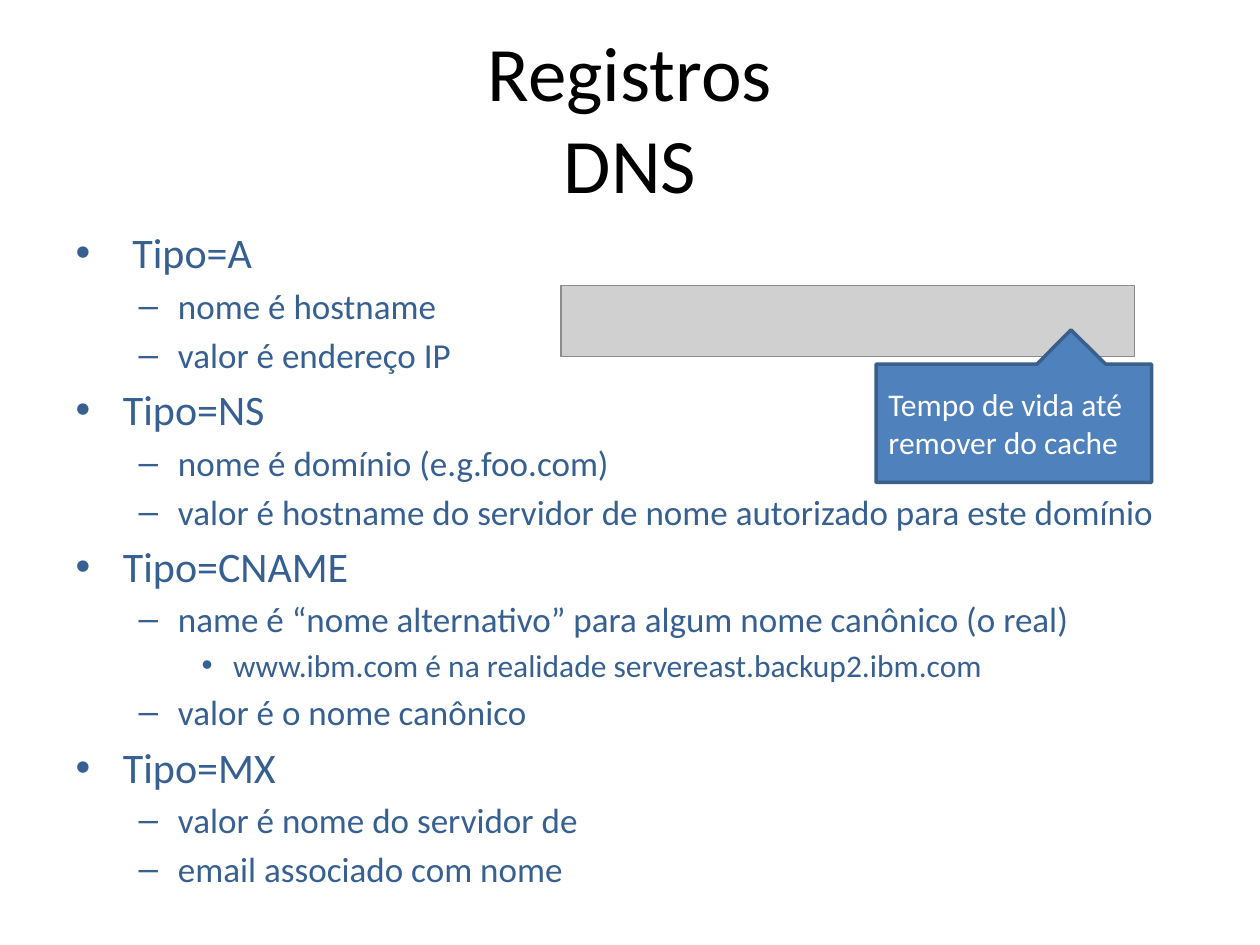
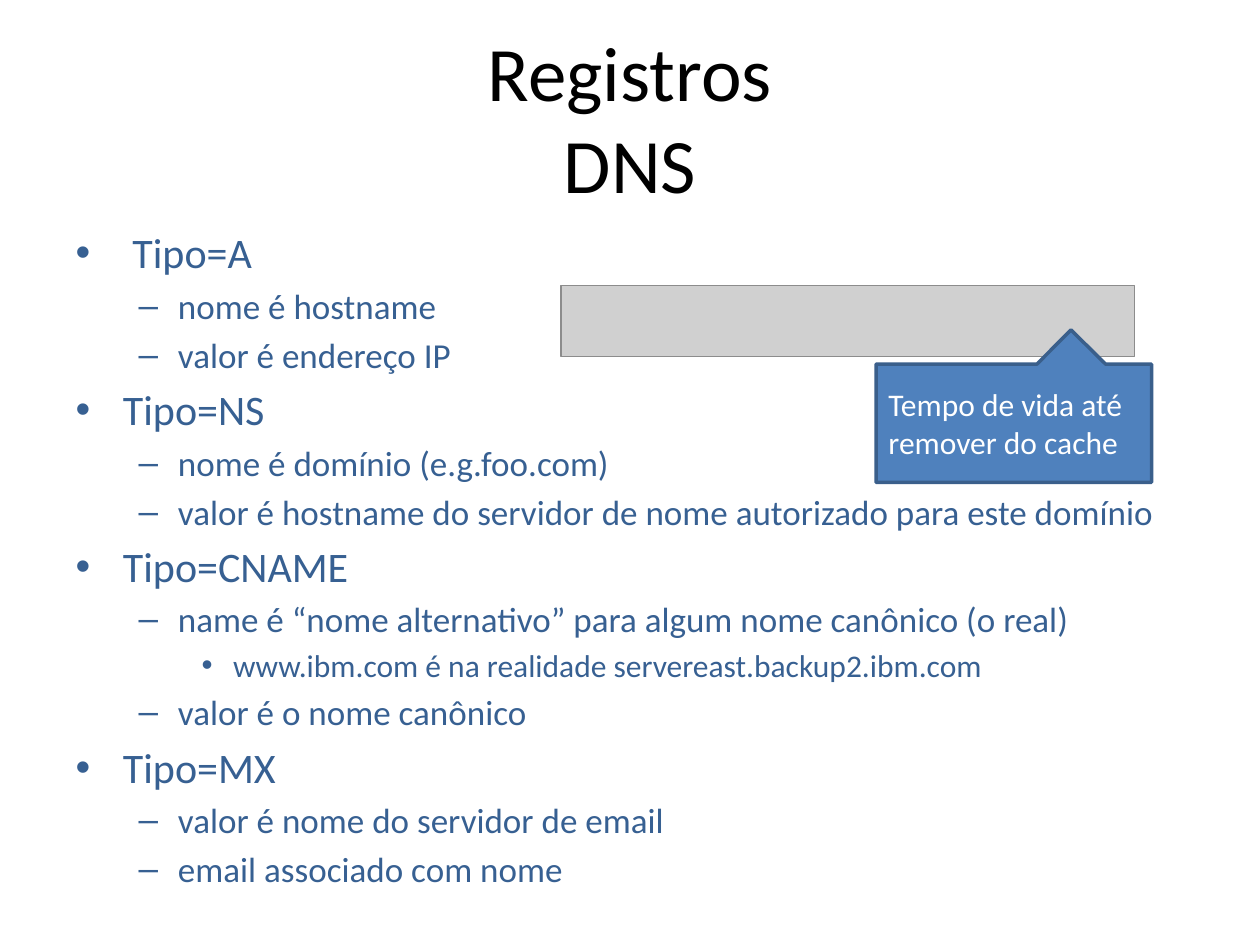
Before and after one commit to niviaquental/niviaquental.github.io, a slide deck: slide 20 of Presentations/Aula03-Aplicacao-EmailDNS/03-DNSEmail.pptx. Drawn at 1260x945 pixels with LibreOffice and Linux fonts; fonts in the diff are those of the drawing; grey boxes stand for pictures; background and template pictures are left out. Boxes give left, top, right and bottom in pixels: in the first picture for what was removed or moved away, otherwise in the second. Text is boxed around its words. In the diff, an @@ line names an element or a change of style, - is before the commit and + after.

Commit message:
3 -dns email

```diff
--- a/Presentations/Aula03-Aplicacao-EmailDNS/03-DNSEmail.pptx
+++ b/Presentations/Aula03-Aplicacao-EmailDNS/03-DNSEmail.pptx
@@ text at box(178, 808, 663, 834): text changed @@
-  – valor é nome do servidor de
+  – valor é nome do servidor de email
```
Also in this commit, not shown: 3 other slides changed, 2 other files.
